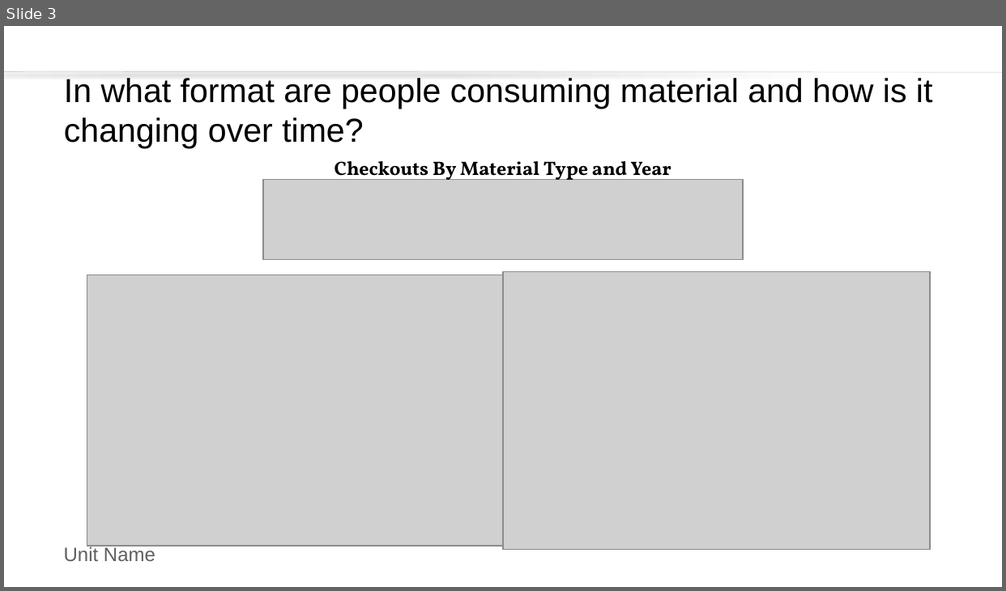
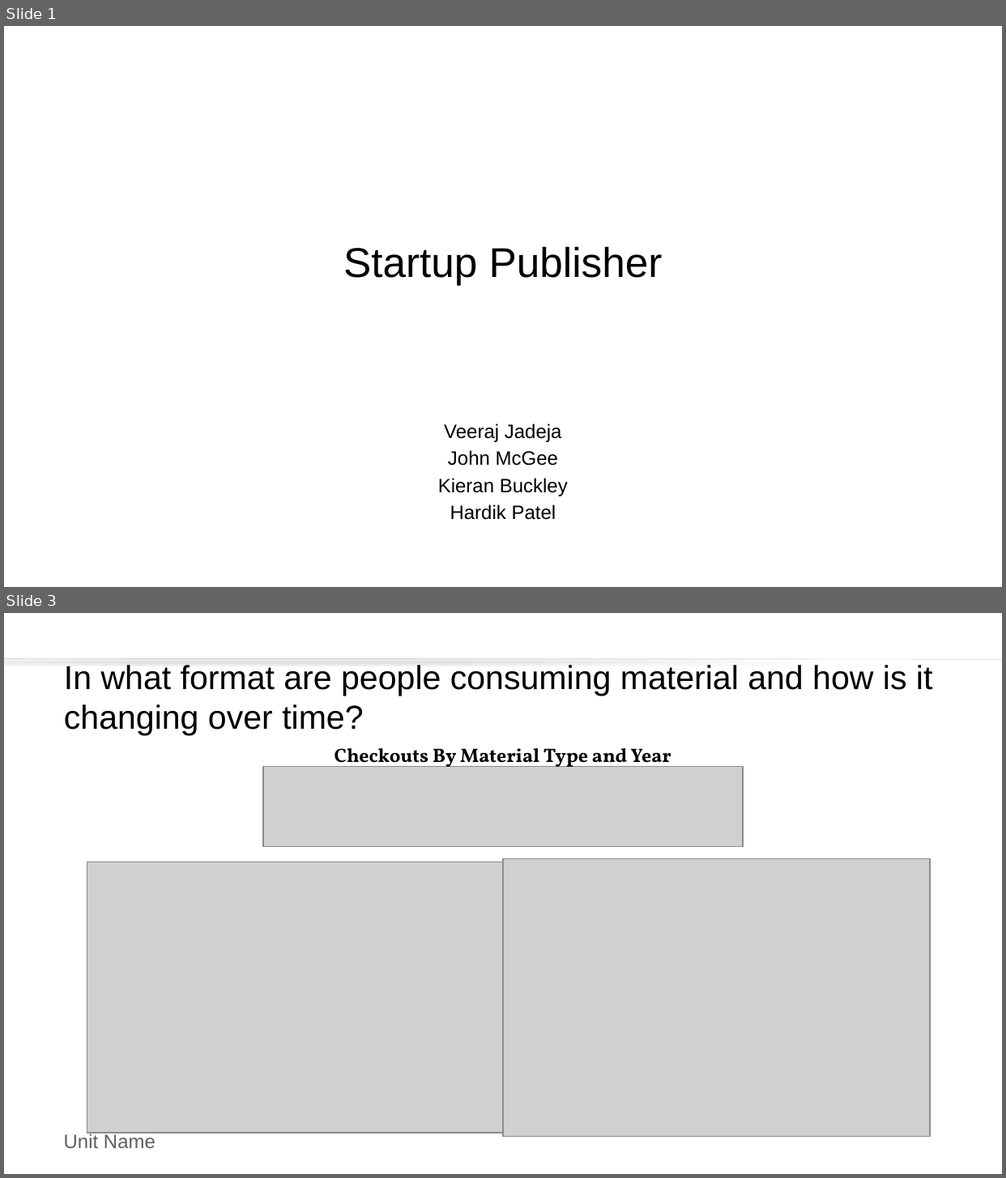
Before and after one commit to k1bu/Rutgers-Data-Science-Bootcamp-Project-1, a slide deck: Project 1 Presentation Slides_HP.pptx. Shown one above the other, each under a label of ours: slide 3 before the commit, slides 1 and 3 after it; the slides between them are not shown. The pictures are 1006x591 and 1006x1178 pixels, drawn with LibreOffice and Linux fonts; fonts in the diff are those of the drawing; grey boxes stand for pictures; background and template pictures are left out. Boxes give left, top, right and bottom in pixels: in the first picture for what was removed or moved away, otherwise in the second. Text is boxed around its words. In the diff, an @@ line names an element or a change of style, - is before the commit and + after.

```diff
--- a/Project 1 Presentation Slides_HP.pptx
+++ b/Project 1 Presentation Slides_HP.pptx
@@ slide 1 added at [4, 26, 1002, 587], background #FFFFFF @@
@@ title added at [343, 246, 663, 285], 30 pt, text #000000 @@
+Startup Publisher
@@ subtitle added at [438, 424, 568, 520], 14 pt, text #000000 @@
+Veeraj Jadeja
+John McGee
+Kieran Buckley
+Hardik Patel
```
Also in this commit, not shown: 3 slides changed, 3 other slides added, 1 slide removed, 2 other files.
